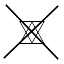
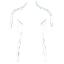
Layers edited between the first and the second (64, 64) image:
added layer "Spine" above "arms" over [left=5, top=0, right=58, bottom=62]
hid group "Group 1" (9 layers) over [left=3, top=0, right=59, bottom=62]
painted on "Others" (1st of 2, in "Group 1") over [left=26, top=26, right=42, bottom=43]
painted on "Triangle 1" over [left=19, top=21, right=45, bottom=44]